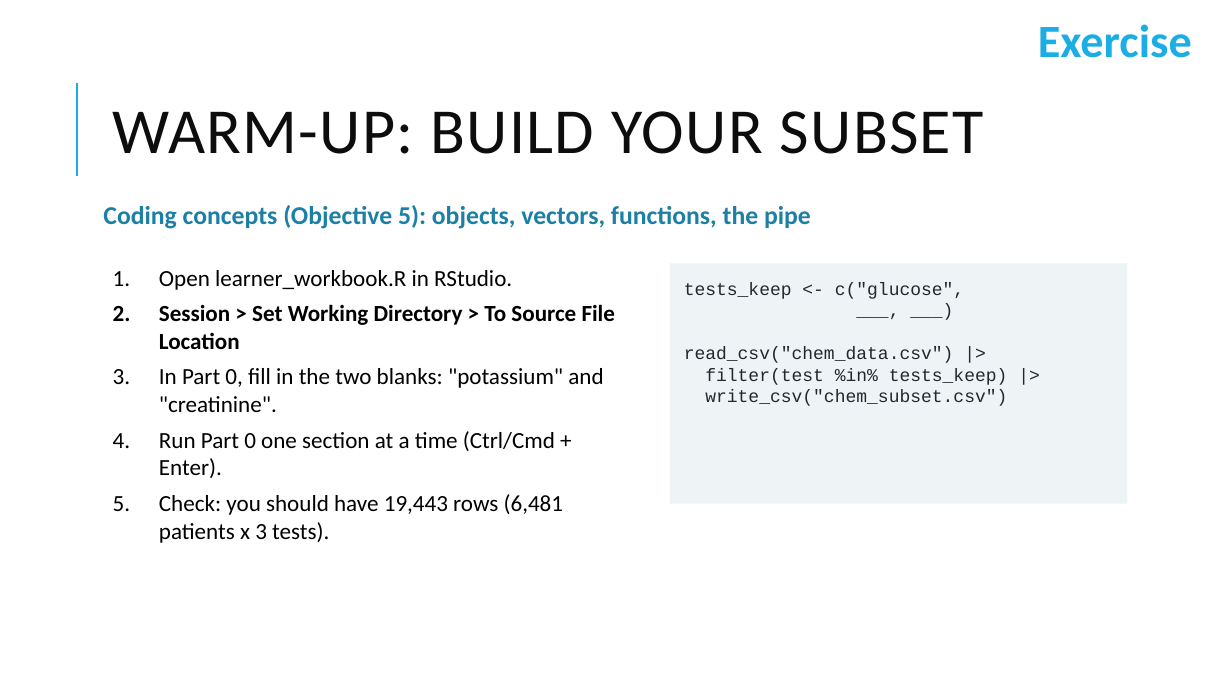
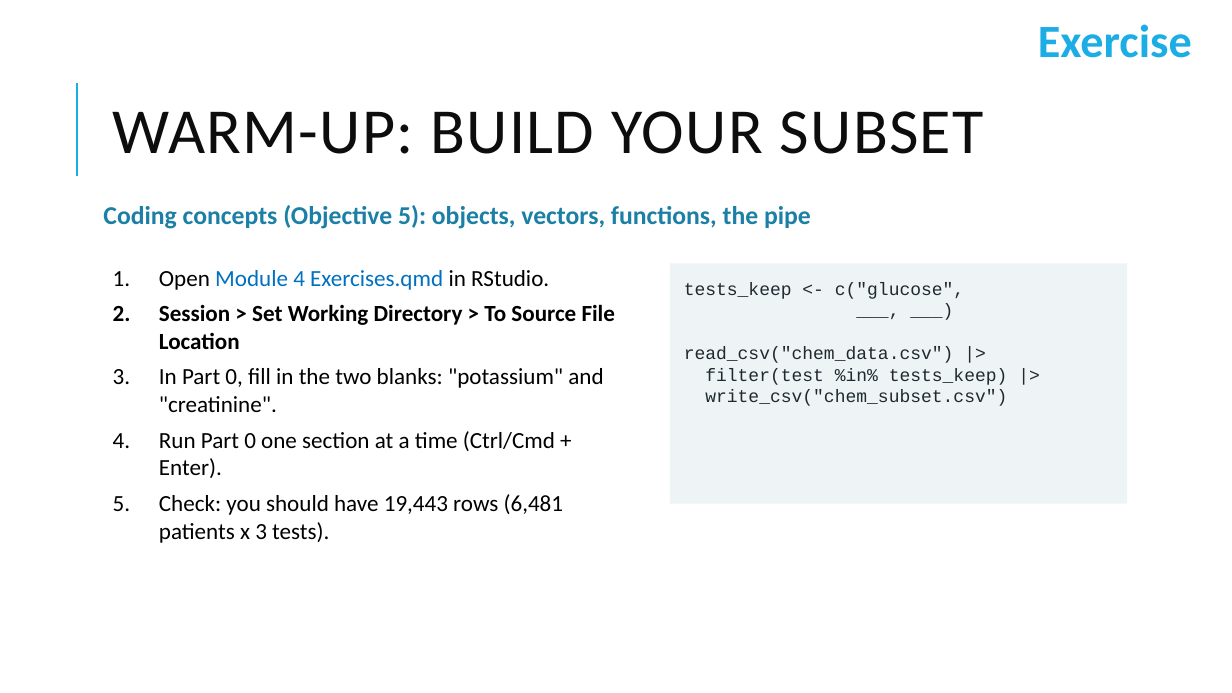
Before and after one commit to pcmathias/MSACL-data-literacy, a slide deck: slide 6 of presentations/Module 4 Slides.pptx. Drawn at 1232x693 pixels with LibreOffice and Linux fonts; fonts in the diff are those of the drawing. Boxes give left, top, right and bottom in pixels: in the first picture for what was removed or moved away, otherwise in the second. Text is boxed around its words. In the diff, an @@ line names an element or a change of style, - is before the commit and + after.

```diff
--- a/presentations/Module 4 Slides.pptx
+++ b/presentations/Module 4 Slides.pptx
@@ text at [159,270,549,290]: text changed; text colour #000000 to #0070C0 @@
-1. Open learner_workbook.R in RStudio.
+1. Open Module 4 Exercises.qmd in RStudio.
```
Also in this commit, not shown: 3 other files.
